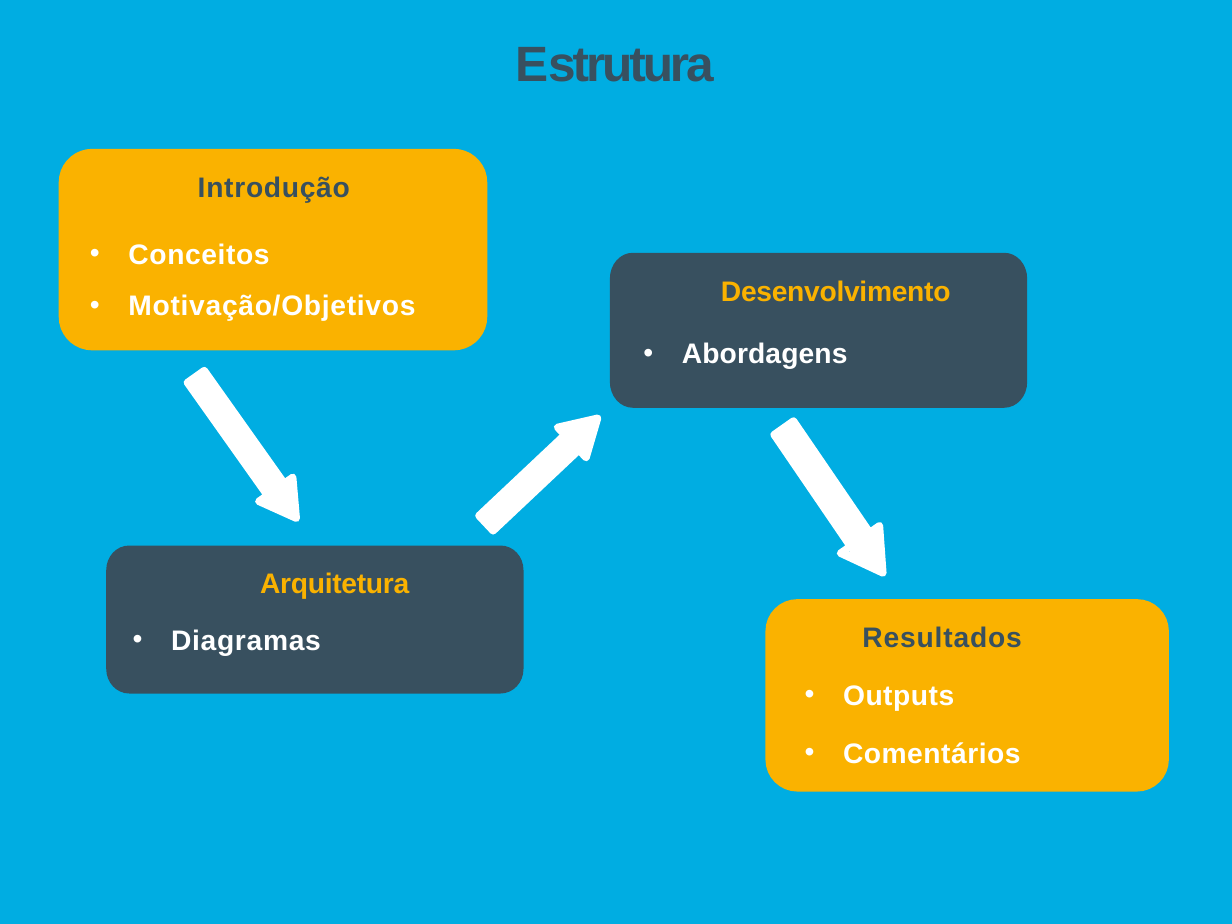
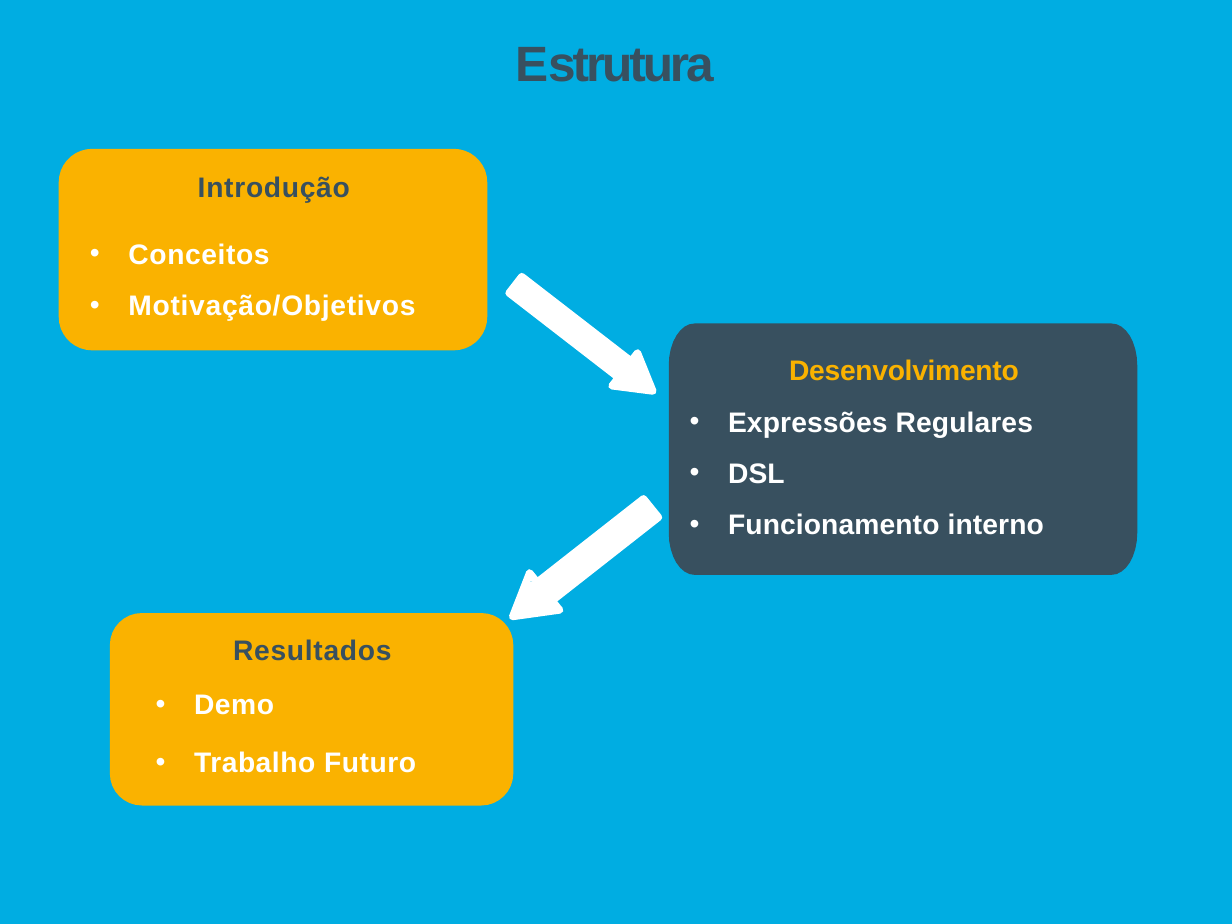
Before and after one commit to Tibblue/PLC, a slide deck: slide 2 of LEI/apresentações/apresLEI.pptx. Drawn at 1232x924 pixels with LibreOffice and Linux fonts; fonts in the diff are those of the drawing. Boxes give left, top, right and bottom in pixels: in the first picture for what was removed or moved away, otherwise in the second. Text is boxed around its words. In the diff, an @@ line names an element or a change of style, - is before the commit and + after.

```diff
--- a/LEI/apresentações/apresLEI.pptx
+++ b/LEI/apresentações/apresLEI.pptx
@@ freeform shape at [506,250,654,423]: rotation 0 to 343 degrees; outline redrawn @@
@@ freeform shape at [506,250,654,423]: rotation 0 to 343 degrees; outline redrawn @@
@@ freeform shape: place and size @@
-freeform shape at [610,253,1027,408]
+freeform shape at [669,324,1137,575]
@@ text "Desenvolvimento": place and size @@
-text "Desenvolvimento" at [721,280,951,302]
+text "Desenvolvimento" at [789,359,1019,381]
@@ text removed at [682,342,848,369] @@
-• Abordagens
@@ freeform shape removed at [479,418,599,531] @@
@@ freeform shape removed at [479,418,599,531] @@
@@ text added at [728,411,1044,535], 16.5 pt, text #FFFFFF, bold @@
+• Expressões Regulares
+• DSL
+• Funcionamento interno
@@ freeform shape at [512,489,660,628]: rotation 98 to 184 degrees; outline redrawn @@
@@ freeform shape at [512,489,660,628]: rotation 98 to 184 degrees; outline redrawn @@
@@ freeform shape removed at [106,546,524,694] @@
@@ text removed at [260,572,409,599] @@
-Arquitetura
@@ freeform shape: place and size @@
-freeform shape at [765,599,1168,791]
+freeform shape at [110,614,513,806]
@@ text removed at [171,629,321,656] @@
-• Diagramas
@@ text removed at [843,626,1021,764] @@
-Resultados
-• Outputs
-• Comentários
@@ text added at [233,639,391,661], 16.5 pt, text #38505F, bold @@
+Resultados
@@ text added at [194,694,416,773], 16.5 pt, text #FFFFFF, bold @@
+• Demo
+• Trabalho Futuro
```
Also in this commit, not shown: 5 other slides changed, 2 other files.
